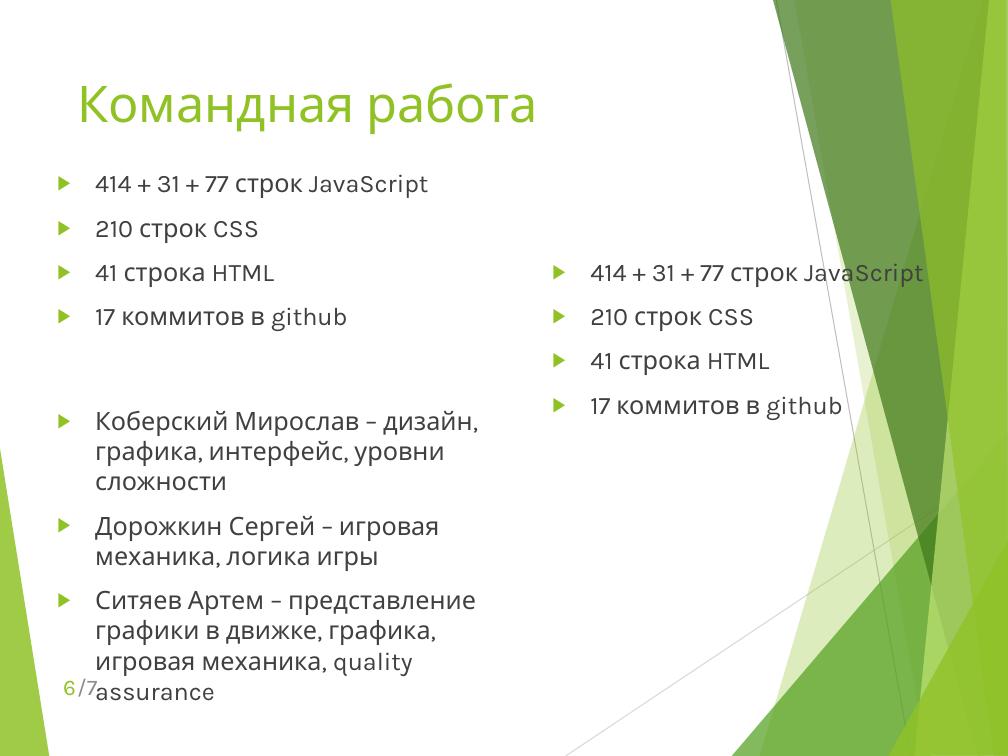
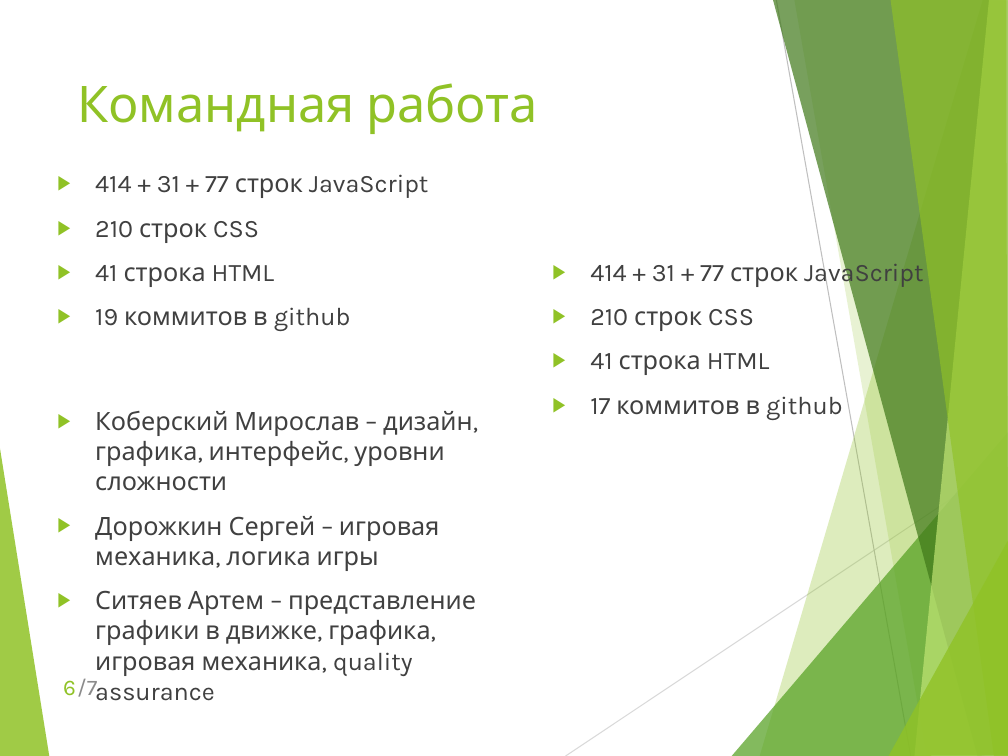
Before and after one commit to Mup0c/GetOutOfTheDNIWE, a slide deck: slide 6 of GOoTD_Koberskiy_Dorozhkin_Sityaev.pptx. Drawn at 1008x756 pixels with LibreOffice and Linux fonts; fonts in the diff are those of the drawing. Boxes give left, top, right and bottom in pixels: in the first picture for what was removed or moved away, otherwise in the second. Text is boxed around its words. In the diff, an @@ line names an element or a change of style, - is before the commit and + after.

```diff
--- a/GOoTD_Koberskiy_Dorozhkin_Sityaev.pptx
+++ b/GOoTD_Koberskiy_Dorozhkin_Sityaev.pptx
@@ text at box(95, 307, 351, 331): text changed @@
-▶ 17 коммитов в github
+▶ 19 коммитов в github
```
Also in this commit, not shown: 1 other file.
